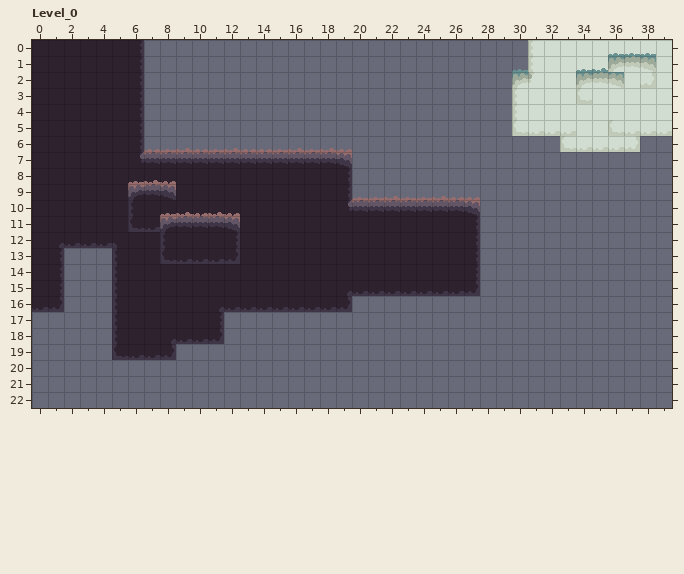
Two states of a LDtk project, examples/game/assets/tilemaps/map_0.ldtk. The first picture shows the starting point.
Cells are 16x16 px. Shown: Level_0 x 0..39, y 0..22. The commit also changed other parts of the map, which this record leaves out.
The result:
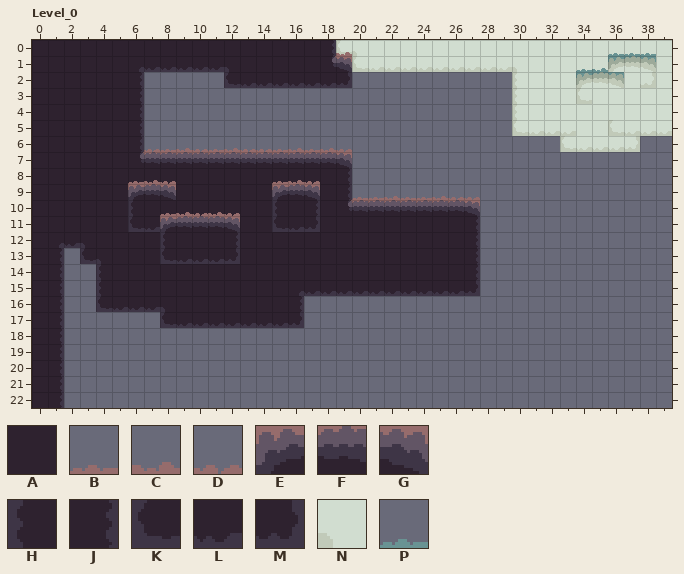
Key: from "Ground": A 1 "Ground"; from "Ground_tileset": B 0, C 1, D 2, E 5, F 6, G 7, H 10, J 12, K 15, L 16, M 17; from "Snow": N 1 "Snow"; from "Snow_tileset2": P 0.
_ is an empty cell.
Tiles replaced or removed in this view: A, P.
Edits made:
Changed rows in their new state; . is an unchanged cell.
Layer "Ground":
first column x 7:
 0 AAAAAAAAAAAA.
 1 AAAAAAAAAAAAA
 2 .....AAAAAAAA
first column x 0:
13 ...AA...............
14 ....A...............
15 ....A...............
16 ....A............___
17 AA...___....AAAAA...
18 AA..._______........
19 AA...____...........
20 AA..................
21 AA..................
22 AA..................
Layer "Snow":
first column x 19:
 0 NNNNNNNNNNNN
 1 .NNNNNNNNNNN
Layer "Decour_ground":
first column x 19:
 0 C
first column x 15:
 8 BCD
 9 EFG
10 H.J
11 KLM
Layer "Decour_snow":
first column x 30:
 1 _
